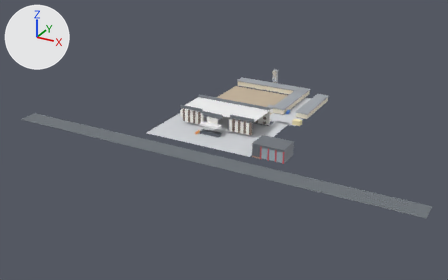
The glTF model turon_odob_ilm_3d.glb, before and after one commit.
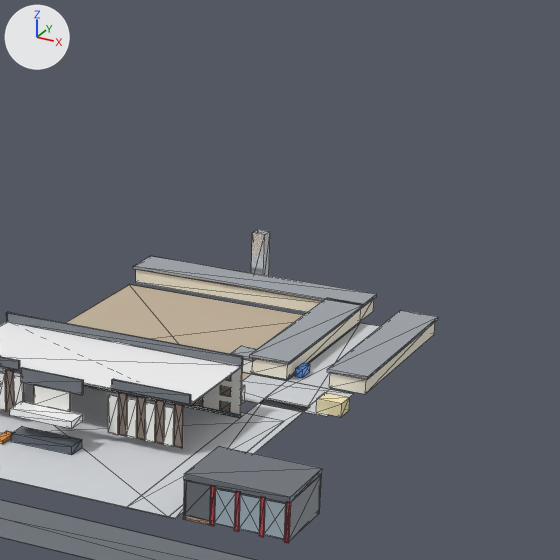
Old and new are each drawn whole from a 50 mm lens placed at (163.0, -298.0, 139.0), pointed at (-4.0, 6.0, -13.0) and again close up on the part from 44% to 82% of the width and 0% to 60% of the height. Arrows for +X, +Y and +Z are at upper left; the lights stay in place. The first two pictures are the older version. The close-ups show mesh edges as thin lines. Vertices at exactly the same position are counted once.

Before the edit, the objects in view are built like this:
```python
me_campusmesh = bpy.data.meshes.new('CampusMesh')
me_campusmesh.from_pydata(...)  # 886 vertices, 1332 faces; spans x -112.0..128.0, y -52.0..78.0, z -2.0..12.0
me_campusmesh.materials.append(mat_stucco_cream)  # white #f6f5f0
me_campusmesh.materials.append(mat_charcoal_parapet)  # grey #7e848b
me_campusmesh.materials.append(mat_granite_tsokol)  # greyish blue #5d656f
me_campusmesh.materials.append(mat_bronze_glass)  # brown #938176
me_campusmesh.materials.append(mat_clear_glass)  # pale blue #d7ecf6
me_campusmesh.materials.append(mat_white_trim)  # white #fafafc
me_campusmesh.materials.append(mat_red_sign)  # red #e5616c
me_campusmesh.materials.append(mat_paving_courtyard)  # light grey #d4d7db
me_campusmesh.materials.append(mat_dirt_field)  # beige #c4b39b
me_campusmesh.materials.append(mat_asphalt_road)  # grey #6f767c
me_campusmesh.materials.append(mat_hub_red)  # red #de5d69
me_campusmesh.materials.append(mat_brick_plinth)  # beige #c49b86
me_campusmesh.materials.append(mat_steel_poles)  # white #eaedf1
me_campusmesh.materials.append(mat_dorm_cream)  # pale yellow #f8f1de
me_campusmesh.materials.append(mat_bunk_teal)  # cyan #73b8c5
me_campusmesh.materials.append(mat_slate_roof)  # grey #b1b6bd
me_campusmesh.materials.append(mat_orange_metal)  # orange #f6a03f
me_campusmesh.materials.append(mat_soft_ochre)  # beige #f5e8b8
me_campusmesh.materials.append(mat_gazebo_green)  # green #509b76
me_campusmesh.materials.append(mat_damas_blue)  # blue #5d97ed
ob_turon_odob_ilm_furqat_full = bpy.data.objects.new('Turon_Odob_Ilm_Furqat_Full', me_campusmesh)
ob_turon_odob_ilm_furqat_full.location = (0.0, 0.0, 0.0)
```
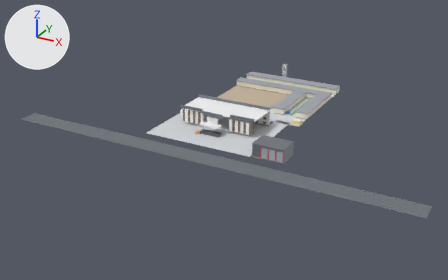
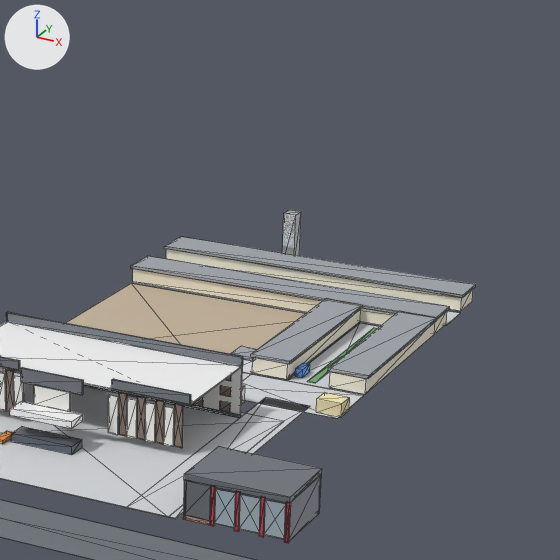
What the commit changed:
Material 'Lawn_Green' (mat_lawn_green) is new.
Its base color is (0.18, 0.42, 0.18) (green #76ad76).
Its roughness is 0.95.
me_campusmesh is used by ob_turon_odob_ilm_furqat_full; location (0.0, 0.0, 0.0).
me_campusmesh had 886 vertices, 1332 faces and spanned x -112.0..128.0, y -52.0..78.0, z -2.0..12.0.
me_campusmesh now has 830 vertices, 1248 faces and spans x -112.0..128.0, y -52.0..94.0, z -2.0..12.0.
me_campusmesh part 1: a new loose piece, a box spanning x 2.75..39.25, y 17.9..30.5, z -0.03..0.03, in mat_paving_courtyard (light grey #d4d7db).
me_campusmesh part 2: the loose piece of 8 vertices spanning x -4.0..-1.0, y 76.0..78.0, z 0.0..12.0 is scaled about its middle by (23.8, 3.07, 0.00417), then moved by (9.0, 1.0, -6.0), in mat_paving_courtyard (light grey #d4d7db).
me_campusmesh part 3: a new loose piece, a box spanning x 27.45..29.05, y 32.0..65.0, z -0.01..0.07, in mat_lawn_green (green #76ad76).
me_campusmesh part 4: a new loose piece, a box spanning x -4.2..-1.4, y 91.7..94.4, z 0.0..12.0, in mat_steel_poles (white #eaedf1).
me_campusmesh part 5: a new loose piece, a box spanning x -27.2..39.5, y 82.0..89.0, z 0.3..3.2, in mat_dorm_cream (pale yellow #f8f1de).
me_campusmesh part 6: a new loose piece, a box spanning x -27.5..39.8, y 66.05..73.95, z 3.4..3.95, in mat_slate_roof (grey #b1b6bd).
me_campusmesh part 7: a new loose piece, a box spanning x -27.5..39.8, y 81.55..89.45, z 3.4..3.95, in mat_slate_roof (grey #b1b6bd).
Part 8, on me_campusmesh:
30 vertices are removed from x -27.0..37.0, y 18.0..74.0, z 0.0..4.0.
65 faces are deleted.
4 vertices move within x -28.0..17.0, y 66.0, z 0.0.
14 vertices are added at x -27.0..40.0, y 30.0..74.0, z 0.0..4.0.
12 new faces join them, mat_paving_courtyard (light grey #d4d7db).
19 new faces join them, mat_dorm_cream (pale yellow #f8f1de).
10 new faces join them, mat_slate_roof (grey #b1b6bd).
Other edits to the shape of me_campusmesh do not show in these pictures.
me_campusmesh no longer uses material mat_bunk_teal (cyan #73b8c5).
me_campusmesh gains material mat_lawn_green (green #76ad76).

What differs and where, as boxes (x1, y1, x2, y2) in the close-ups (560 x 560 px; the box of a moved part takes in the faces that stretch with it):
'Turon_Odob_Ilm_Furqat_Full', reshaped: before (0, 229, 438, 560); after (0, 210, 476, 560)
part 1 of me_campusmesh, added: after (242, 372, 364, 419)
part 2 of me_campusmesh, moved or reshaped: before (251, 229, 270, 276); after (445, 311, 460, 326)
part 3 of me_campusmesh, added: after (308, 328, 377, 383)
part 4 of me_campusmesh, added: after (282, 210, 301, 255)
part 5 of me_campusmesh, added: after (166, 249, 473, 311)
part 6 of me_campusmesh, added: after (131, 256, 450, 319)
part 7 of me_campusmesh, added: after (164, 236, 476, 298)
part 8 of me_campusmesh, built on: before (66, 256, 380, 417); after (66, 269, 447, 389)
